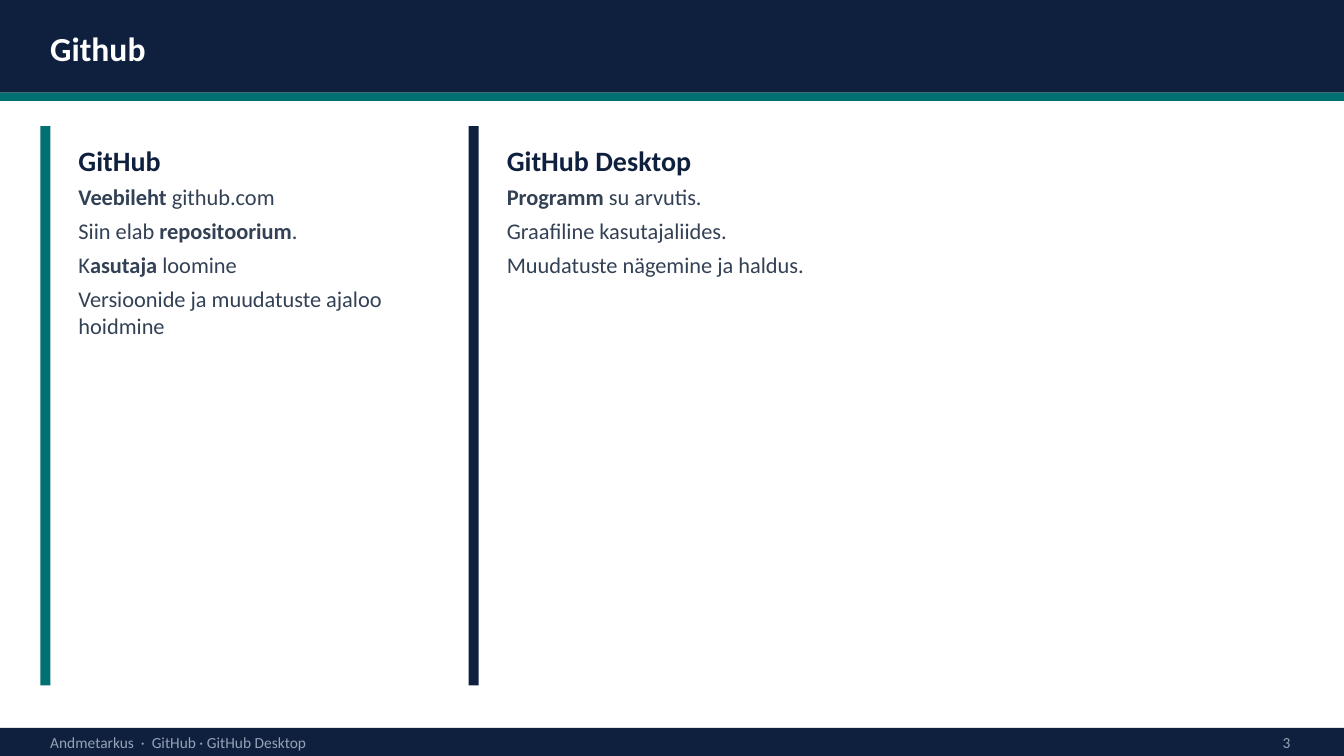
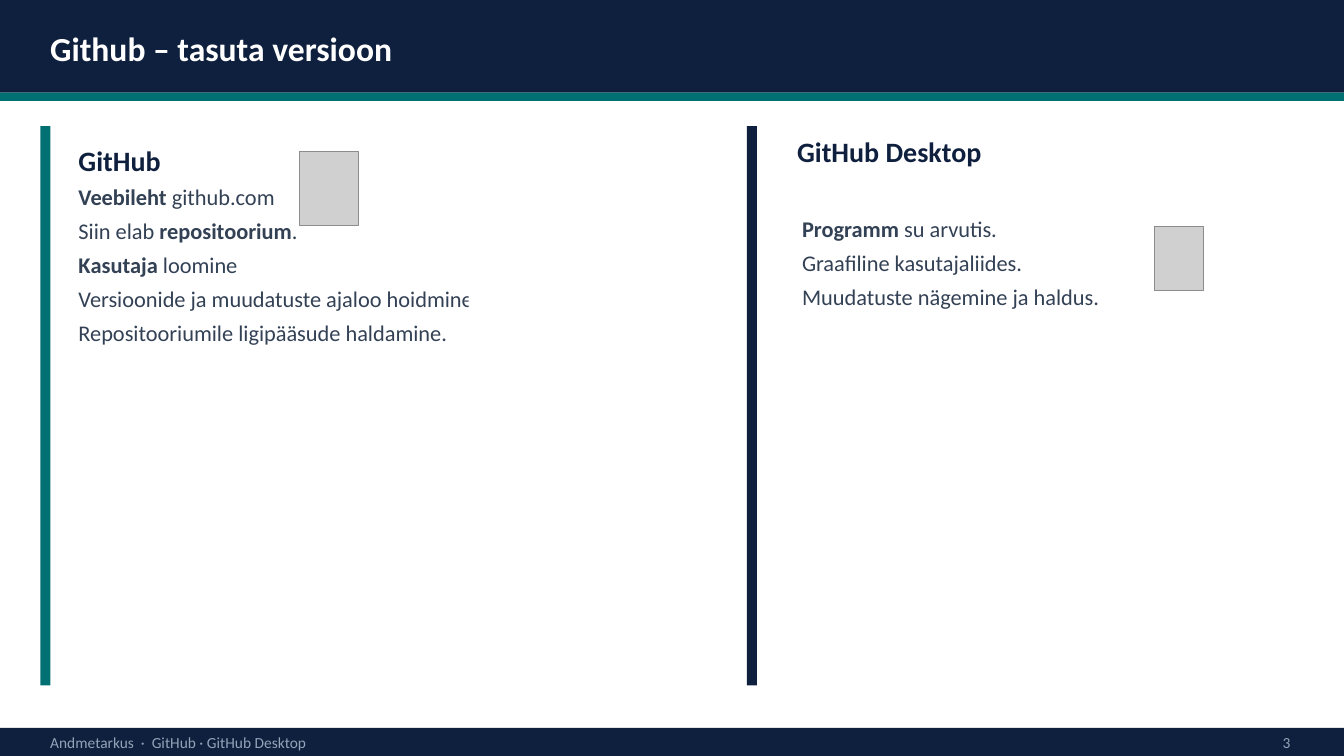
Before and after one commit to emilieabel/andmetarkus, a slide deck: slide 5 of Materjalid/Day15 AI Github/github-desktop-esitlus.pptx. Drawn at 1344x756 pixels with LibreOffice and Linux fonts; fonts in the diff are those of the drawing; grey boxes stand for pictures. Boxes give left, top, right and bottom in pixels: in the first picture for what was removed or moved away, otherwise in the second. Text is boxed around its words. In the diff, an @@ line names an element or a change of style, - is before the commit and + after.

```diff
--- a/Materjalid/Day15 AI Github/github-desktop-esitlus.pptx
+++ b/Materjalid/Day15 AI Github/github-desktop-esitlus.pptx
@@ text at box(50, 37, 392, 62): text changed @@
-Github
+Github – tasuta versioon
@@ rectangle: place and size @@
-rectangle at box(469, 126, 479, 686)
+rectangle at box(747, 126, 757, 686)
@@ text "GitHub Desktop": place and size @@
-text "GitHub Desktop" at box(507, 151, 691, 176)
+text "GitHub Desktop" at box(797, 142, 982, 167)
@@ picture added at box(299, 152, 358, 226) @@
@@ text "Programm su arvutis.": place and size @@
-text "Programm su arvutis." at box(507, 189, 803, 277)
+text "Programm su arvutis." at box(802, 221, 1099, 309)
@@ picture added at box(1155, 227, 1205, 291) @@
@@ text at box(78, 325, 447, 345): paragraph added @@
+Repositooriumile ligipääsude haldamine.
```
Also in this commit, not shown: 7 other slides changed, 5 slides added, 4 slides removed, 16 other files.
